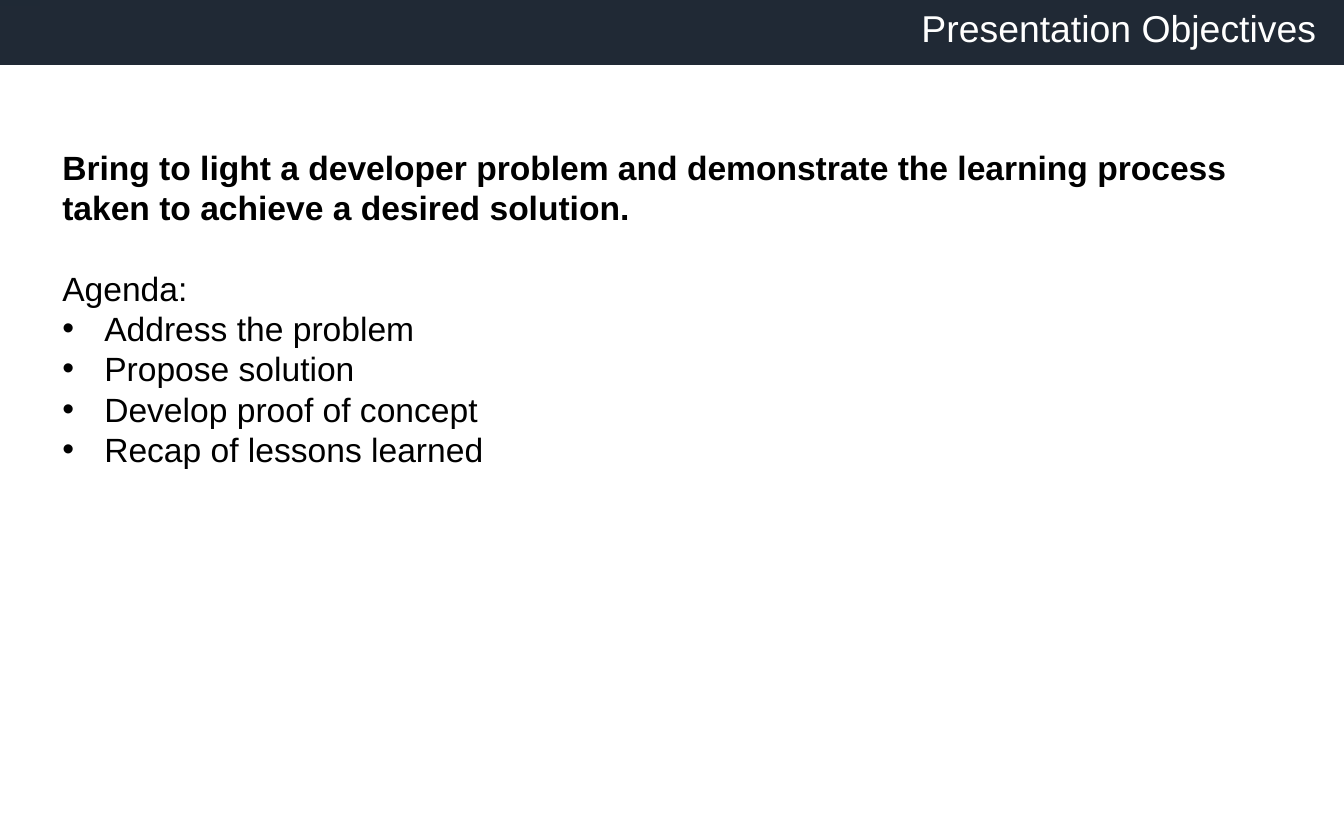
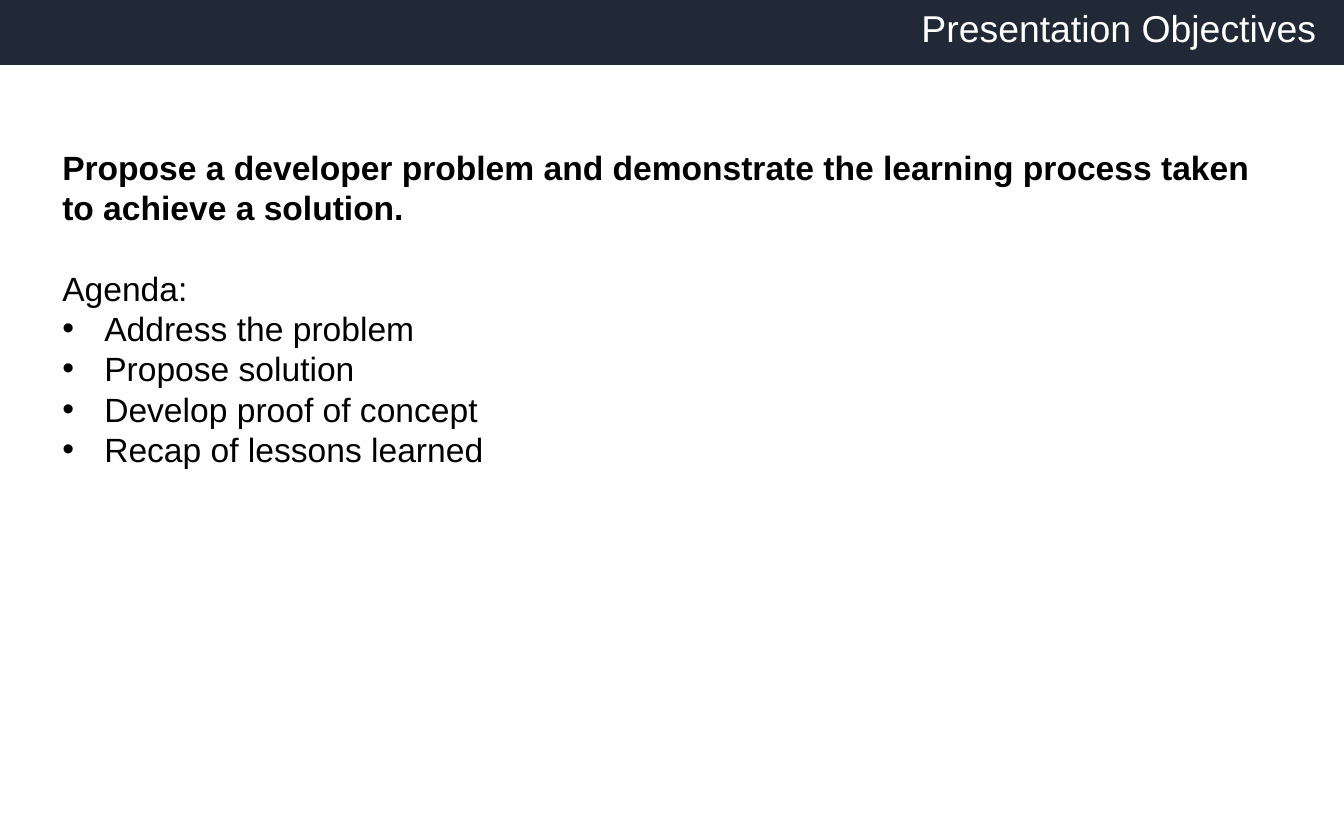
Before and after one commit to slomangino123/load-balanced-services, a slide deck: slide 2 of presentation.pptx. Drawn at 1344x840 pixels with LibreOffice and Linux fonts; fonts in the diff are those of the drawing; background and template pictures are left out. Boxes give left, top, right and bottom in pixels: in the first picture for what was removed or moved away, otherwise in the second. Text is boxed around its words. In the diff, an @@ line names an element or a change of style, - is before the commit and + after.

```diff
--- a/presentation.pptx
+++ b/presentation.pptx
@@ text at (x1=62, y1=155, x2=1249, y2=221): text changed @@
-Bring to light a developer problem and demonstrate the learning process taken to achieve a desired solution.
+Propose a developer problem and demonstrate the learning process taken to achieve a solution.
```
Also in this commit, not shown: 2 other slides changed, 2 slides added.
